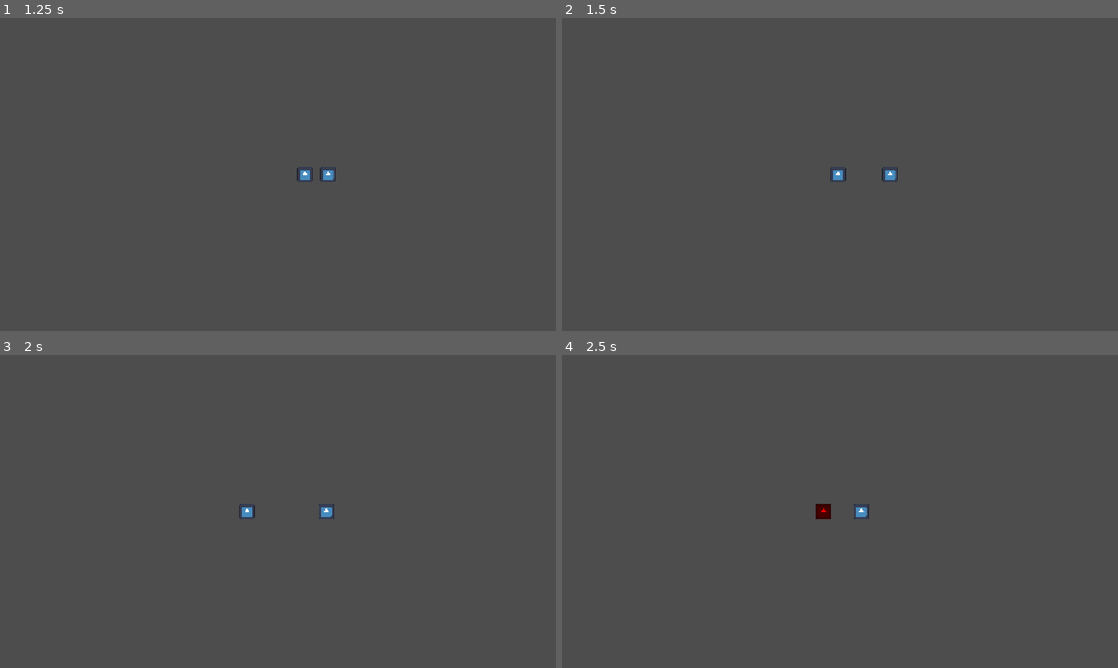
Above: before the commit, frames 1-4 (two rows, left to right).
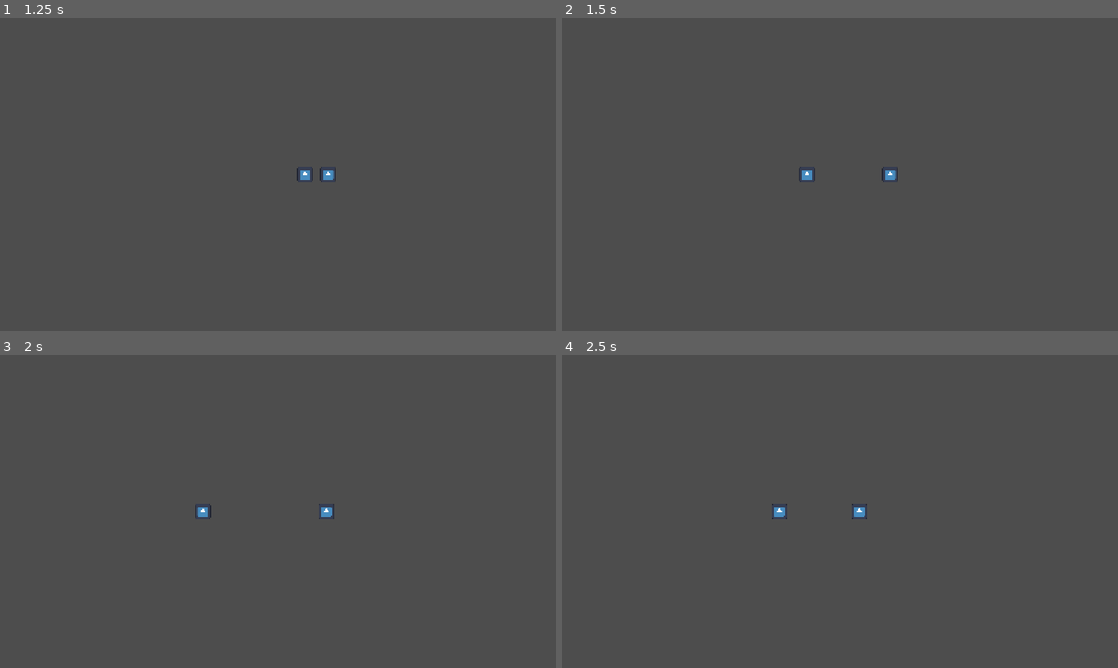
Above: after the commit, the same moments.

Repository: shanwinder/lastblade
Game: Godot game, scene res://scenes/main/Main.tscn
Same seed, same stepped clock (60 frames per second), same inputs: the game is played once before the commit and once after it. The engine's default icon, where the game draws it, is replaced by a stand-in: a white triangle on a blue panel in a dark square.
Inputs:
- Up to frame 1 (1.25 s): hold Right (ui_right) from 0.53 s (still down); tap J (attack) at 0.6 s; tap K (dash, bound only after the commit) at 0.8 s
- Up to frame 2 (1.5 s): release Right (ui_right) at 1.28 s; hold Left (ui_left) from 1.28 s (still down); tap K (dash, bound only after the commit) at 1.35 s
- Up to frame 3 (2 s): keep holding Left (ui_left); tap J (attack) at 1.55 s
- Up to frame 4 (2.5 s): release Left (ui_left) at 2.03 s; hold Right (ui_right) from 2.03 s (still down); tap J (attack) at 2.1 s; tap K (dash, bound only after the commit) at 2.3 s

Frame 1 is identical in both runs. In frame 2, 0.1% of the frame differs, in the area x 42-52%, y 47-53%; in frame 3, 0.2%; in frame 4, 0.3%, in the area x 37-56%, y 47-53%.

Commit message:
Implement player dash and refine hit detection
Add a dash mechanic with configurable speed, duration and cooldown; during dash the player's Hurtbox is temporarily disabled to provide simple i-frames and dash movement is applied in _physics_process. Prevent repeated hits per attack by tracking hit_targets and ignore self-Hurtbox collisions for both player and EnemyDummy. Add defensive checks so only areas named "Hurtbox" are processed and targets without take_damage are skipped. Also make take_damage ignore damage while dashing and add a "dash" input action to project.godot. Misc: add helpful debug prints and comments.

Diff:
--- a/last-blade-trial/EnemyDummy.gd
+++ b/last-blade-trial/EnemyDummy.gd
@@ -140,14 +140,29 @@
 	if has_hit_player:
 		return
 
-	# ถ้า AttackHitbox ชน Hurtbox ของ player
-	if area.name == "Hurtbox":
-		var target = area.get_parent()
+	# ตรวจเฉพาะ Area ที่ชื่อ Hurtbox เท่านั้น
+	if area.name != "Hurtbox":
+		return
 
-		# ถ้าเป้าหมายมีฟังก์ชัน take_damage ให้สั่งลดเลือด
-		if target.has_method("take_damage"):
-			has_hit_player = true
-			target.take_damage(attack_damage)
+	# หา parent ของ Hurtbox ที่ถูกชน
+	# เช่น ถ้าชน player/Hurtbox target ก็คือ player
+	# ถ้าชน EnemyDummy/Hurtbox target ก็คือ EnemyDummy
+	var target = area.get_parent()
+
+	# สำคัญมาก:
+	# ถ้า target คือตัวศัตรูเอง ให้ข้ามทันที
+	# เพื่อป้องกัน EnemyDummy โจมตีโดน Hurtbox ของตัวเอง
+	if target == self:
+		print("Enemy attack ignored own Hurtbox")
+		return
+
+	# ถ้าเป้าหมายไม่มีฟังก์ชัน take_damage ก็ไม่ต้องทำอะไร
+	if not target.has_method("take_damage"):
+		return
+
+	# มาถึงตรงนี้แปลว่าโจมตีโดนเป้าหมายที่รับดาเมจได้จริง
+	has_hit_player = true
+	target.take_damage(attack_damage)
 
 
 func take_damage(amount: int) -> void:
--- a/last-blade-trial/player.gd
+++ b/last-blade-trial/player.gd
@@ -1,7 +1,20 @@
 extends CharacterBody2D
 
-# ความเร็วในการเดินของผู้เล่น
+# =========================
+# ค่าพื้นฐานของผู้เล่น
+# =========================
+
+# ความเร็วในการเดินปกติ
 @export var speed: float = 300.0
+
+# ความเร็วตอน Dash
+@export var dash_speed: float = 850.0
+
+# ระยะเวลาที่ Dash มีผล
+@export var dash_time: float = 0.18
+
+# เวลารอหลัง Dash ก่อนจะ Dash ได้อีกครั้ง
+@export var dash_cooldown: float = 0.45
 
 # ดาเมจที่ผู้เล่นทำได้เมื่อโจมตีโดนศัตรู
 @export var attack_damage: int = 10
@@ -15,20 +28,43 @@
 # เวลาหน่วงหลังโจมตี ก่อนจะขยับหรือโจมตีใหม่ได้
 @export var attack_recovery_time: float = 0.12
 
-# อ้างอิง node Sprite2D เพื่อใช้กลับด้านตัวละคร
+
+# =========================
+# อ้างอิง Node ต่าง ๆ
+# =========================
+
+# Sprite2D ใช้แสดงภาพตัวละคร และใช้ flip ซ้าย/ขวา
 @onready var sprite_2d: Sprite2D = $Sprite2D
 
-# อ้างอิง AttackHitbox ของผู้เล่น
+# AttackHitbox คือพื้นที่โจมตีของผู้เล่น
 @onready var attack_hitbox: Area2D = $AttackHitbox
 
-# อ้างอิง CollisionShape2D ของ AttackHitbox เพื่อเปิด/ปิดพื้นที่โจมตี
+# CollisionShape2D ของ AttackHitbox ใช้เปิด/ปิดพื้นที่โจมตี
 @onready var attack_shape: CollisionShape2D = $AttackHitbox/CollisionShape2D
+
+# Hurtbox คือพื้นที่ที่ player รับดาเมจจากศัตรู
+@onready var hurtbox: Area2D = $Hurtbox
+
+# CollisionShape2D ของ Hurtbox ใช้เปิด/ปิดการรับดาเมจ
+# ตอน Dash เราจะปิดชั่วคราวเพื่อจำลอง i-frame
+@onready var hurtbox_shape: CollisionShape2D = $Hurtbox/CollisionShape2D
+
+
+# =========================
+# ตัวแปรสถานะ
+# =========================
 
 # เลือดปัจจุบันของผู้เล่น
 var current_hp: int
 
-# ใช้เช็กว่าตอนนี้ผู้เล่นกำลังโจมตีอยู่หรือไม่
+# ใช้เช็กว่าผู้เล่นกำลังโจมตีอยู่หรือไม่
 var is_attacking: bool = false
+
+# ใช้เช็กว่าผู้เล่นกำลัง Dash อยู่หรือไม่
+var is_dashing: bool = false
+
+# ใช้เช็กว่า Dash ยังติด cooldown อยู่หรือไม่
+var can_dash: bool = true
 
 # ทิศที่ผู้เล่นหันหน้าอยู่ 1 = ขวา, -1 = ซ้าย
 var facing_direction: int = 1
@@ -36,6 +72,9 @@
 # ระยะห่างของ Hitbox ดาบจากตัวผู้เล่น
 var attack_hitbox_offset_x: float = 55.0
 
+# ใช้เก็บรายชื่อศัตรูที่โดนโจมตีไปแล้วในการฟันครั้งนี้
+# ป้องกันไม่ให้ศัตรูตัวเดิมโดนดาเมจซ้ำหลายครั้งจากการฟันครั้งเดียว
+var hit_targets: Array = []
 
 func _ready() -> void:
 	# ตั้งเลือดเริ่มต้นให้เต็ม
@@ -44,6 +83,9 @@
 	# ปิด Hitbox ดาบไว้ก่อน เพราะยังไม่ได้โจมตี
 	attack_shape.disabled = true
 
+	# เปิด Hurtbox ไว้ตามปกติ เพื่อให้ player รับดาเมจได้
+	hurtbox_shape.disabled = false
+
 	# วาง Hitbox ดาบไว้ด้านหน้าตามทิศที่ผู้เล่นหัน
 	attack_hitbox.position.x = attack_hitbox_offset_x * facing_direction
 
@@ -54,6 +96,14 @@
 
 
 func _physics_process(_delta: float) -> void:
+	# ถ้ากำลัง Dash อยู่ ให้เคลื่อนที่ด้วยความเร็ว Dash
+	# และไม่รับ input เดินปกติชั่วคราว
+	if is_dashing:
+		velocity.x = facing_direction * dash_speed
+		velocity.y = 0
+		move_and_slide()
+		return
+
 	# รับค่าการกดปุ่มซ้าย/ขวา จาก ui_left และ ui_right
 	var direction := Input.get_axis("ui_left", "ui_right")
 
@@ -77,14 +127,32 @@
 		# ย้าย Hitbox ดาบไปด้านหน้าของตัวละคร
 		attack_hitbox.position.x = attack_hitbox_offset_x * facing_direction
 
-	# ถ้ากดปุ่ม attack และไม่ได้กำลังโจมตีอยู่ ให้เรียกฟังก์ชัน attack()
-	if Input.is_action_just_pressed("attack") and not is_attacking:
+	# ถ้ากดปุ่ม attack และไม่ได้กำลังโจมตี/แดชอยู่ ให้โจมตี
+	if Input.is_action_just_pressed("attack") and not is_attacking and not is_dashing:
 		attack()
+
+	# ถ้ากดปุ่มโจมตี และตอนนี้ไม่ได้โจมตีหรือ Dash อยู่
+	if Input.is_action_just_pressed("attack") and not is_attacking and not is_dashing:
+		print("DEBUG: attack input pressed")
+		attack()
+
+	# ถ้ากดปุ่ม Dash และ Dash ได้
+	if Input.is_action_just_pressed("dash") and can_dash and not is_attacking and not is_dashing:
+		print("DEBUG: dash input pressed")
+		dash()
+
+	# ถ้ากดปุ่ม dash และ Dash ได้ ให้เริ่ม Dash
+	if Input.is_action_just_pressed("dash") and can_dash and not is_attacking and not is_dashing:
+		dash()
 
 
 func attack() -> void:
 	# เริ่มสถานะโจมตี
 	is_attacking = true
+
+	# ล้างรายชื่อศัตรูที่เคยโดนจากการฟันครั้งก่อน
+	hit_targets.clear()
+
 	print("Player Attack! Hitbox ON")
 
 	# เปิด CollisionShape ของดาบ เพื่อให้ตรวจจับการชนได้
@@ -104,21 +172,82 @@
 	is_attacking = false
 
 
+func dash() -> void:
+	# เริ่ม Dash
+	is_dashing = true
+
+	# ปิดการ Dash ซ้ำจนกว่า cooldown จะหมด
+	can_dash = false
+
+	# ปิด Hurtbox ชั่วคราว
+	# นี่คือการทำ i-frame แบบง่าย ๆ ทำให้ศัตรูตีไม่โดนตอน Dash
+	hurtbox_shape.disabled = true
+
+	print("Player Dash! Invincible ON")
+
+	# รอระยะเวลาที่ Dash มีผล
+	await get_tree().create_timer(dash_time).timeout
+
+	# จบ Dash
+	is_dashing = false
+
+	# เปิด Hurtbox กลับมา เพื่อให้รับดาเมจได้ตามปกติ
+	hurtbox_shape.disabled = false
+
+	print("Dash End. Invincible OFF")
+
+	# รอ cooldown ก่อน Dash ครั้งต่อไป
+	await get_tree().create_timer(dash_cooldown).timeout
+
+	can_dash = true
+	print("Dash Ready")
+
+
 func _on_attack_hitbox_area_entered(area: Area2D) -> void:
 	# ถ้าไม่ได้อยู่ในจังหวะโจมตี ก็ไม่ทำดาเมจ
 	if not is_attacking:
 		return
 
-	# ถ้า Hitbox ไปชน Area ที่ชื่อ Hurtbox แปลว่าโดนศัตรู
-	if area.name == "Hurtbox":
-		var enemy = area.get_parent()
-
-		# เช็กว่า node นั้นมีฟังก์ชัน take_damage หรือไม่
-		if enemy.has_method("take_damage"):
-			enemy.take_damage(attack_damage)
+	# ถ้ากำลัง Dash อยู่ ห้ามทำดาเมจ
+	# ป้องกันกรณี Hitbox ชนผิดจังหวะระหว่าง Dash
+	if is_dashing:
+		return
+
+	# ตรวจเฉพาะ Area ที่ชื่อ Hurtbox เท่านั้น
+	if area.name != "Hurtbox":
+		return
+
+	# หา parent ของ Hurtbox ที่ถูกชน
+	var target = area.get_parent()
+
+	# ถ้า target คือตัว player เอง ให้ข้าม
+	# ป้องกันผู้เล่นโจมตีโดน Hurtbox ของตัวเอง
+	if target == self:
+		print("Player attack ignored own Hurtbox")
+		return
+
+	# ถ้า target เคยโดนแล้วในการฟันครั้งนี้ ไม่ให้โดนซ้ำ
+	if target in hit_targets:
+		return
+
+	# ถ้า target ไม่มีฟังก์ชัน take_damage ก็ไม่ต้องทำอะไร
+	if not target.has_method("take_damage"):
+		return
+
+	# บันทึกว่า target ตัวนี้โดนไปแล้ว
+	hit_targets.append(target)
+
+	# สั่งให้ target รับดาเมจ
+	target.take_damage(attack_damage)
 
 
 func take_damage(amount: int) -> void:
+	# ถ้ากำลัง Dash อยู่ ไม่รับดาเมจ
+	# เผื่อกรณี Hitbox ศัตรูชนพอดีในจังหวะที่ Hurtbox ยังไม่ถูกปิดทัน
+	if is_dashing:
+		print("Damage avoided by dash!")
+		return
+
 	# ลดเลือดผู้เล่นตามจำนวนดาเมจที่ได้รับ
 	current_hp -= amount
 	print("Player took damage:", amount, "HP left:", current_hp)
--- a/last-blade-trial/project.godot
+++ b/last-blade-trial/project.godot
@@ -27,6 +27,11 @@
 "events": [Object(InputEventKey,"resource_local_to_scene":false,"resource_name":"","device":16,"window_id":0,"alt_press …(190 unchanged characters)…
 ]
 }
+dash={
+"deadzone": 0.2,
+"events": [Object(InputEventKey,"resource_local_to_scene":false,"resource_name":"","device":16,"window_id":0,"alt_pressed":false,"shift_pressed":false,"ctrl_pressed":false,"meta_pressed":false,"pressed":false,"keycode":0,"physical_keycode":75,"key_label":0,"unicode":0,"location":0,"echo":false,"script":null)
+]
+}
 
 [physics]
 
